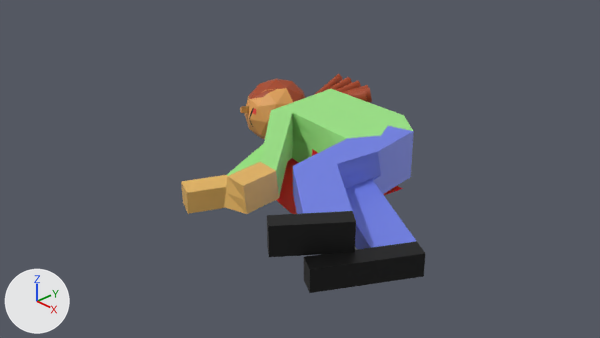
Before and after pictures for a commit that changed the Blender file Dead body.blend.
Before and after are seen from the file's camera 'Camera'. Lighting does not change. The marker at lower left points along +X, +Y and +Z. The picture after the commit comes second.
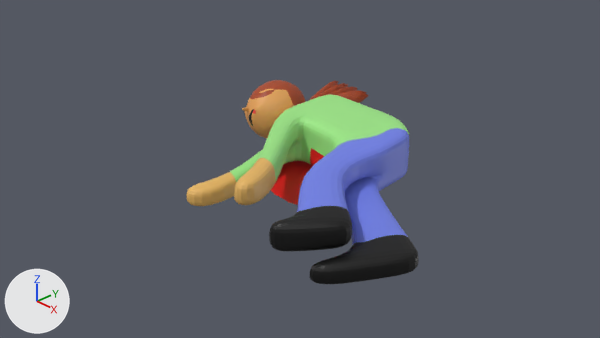
Location of each change, [x1, y1, x2, y2] in pixels of the pictures (600 x 338 px):
'Cube', modifiers changed (7% shorter): before [181, 89, 425, 293]; after [187, 94, 419, 284]
'Plane', modifiers changed: before [277, 158, 403, 214]; after [271, 161, 312, 205]

The change, as a list of edits to the scene's bpy script:
```text
Change ob_cube:
    add _m = ob_cube.modifiers.new('Subdivision', 'SUBSURF')
Change ob_plane:
    add _m = ob_plane.modifiers.new('Subdivision', 'SUBSURF')
```
